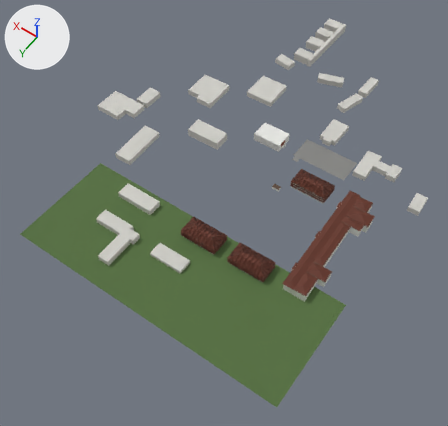
A saved change to the glTF model modelo/contexto.glb.
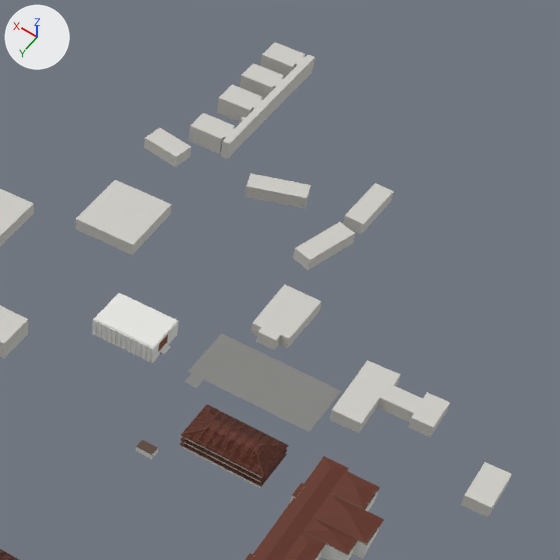
Each version appears first whole from a 50 mm lens placed at (-268.0, 473.0, 595.0), pointed at (25.0, 62.0, -50.0), and next in a close-up on the part from 48% to 100% of the width and 0% to 55% of the height. Every picture has the same lights, and +X, +Y and +Z are marked at upper left. The older version's two pictures come first. Where no turn or scale is listed for an object, it has been applied to the vertices. Vertices at exactly the same position are counted once.

In view in the first close-up: 'cuartel 105 (OSM 300885890)', 'vecinos cercanos (proyectan sombra)', 'vecinos lejanos' and 1 more.
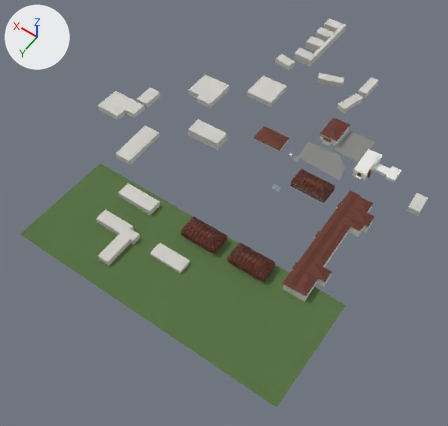
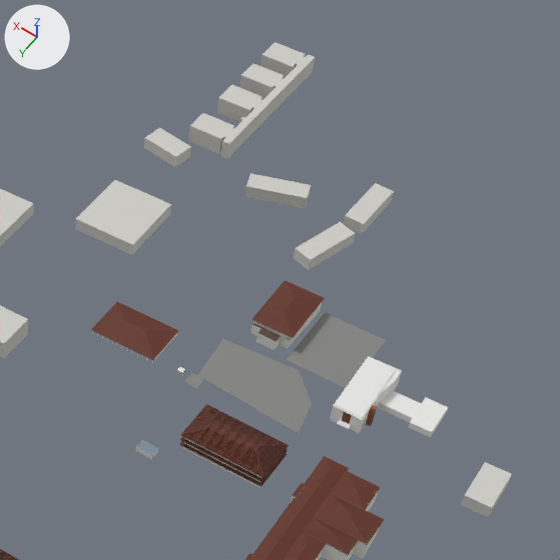
Where the change shows, as pixel boxes (x1, y1, x2, y2) in the close-ups (560 x 560 px):
'vecinos cercanos (proyectan sombra)', reshaped
    before: (0, 293, 179, 459)
    after: (0, 302, 179, 459)
part 1 of me_vecinos_cercanos, deleted
    before: (94, 293, 177, 354)
part 2 of me_vecinos_cercanos, cut back
    before: (92, 293, 179, 363)
    after: (91, 302, 179, 363)
part 3 of me_vecinos_cercanos, recoloured (brown to greyish blue)
    both: (136, 440, 158, 455)
part 4 of me_vecinos_lejanos, built on
    before: (184, 284, 449, 434)
    after: (177, 280, 448, 434)
part 5 of me_vecinos_lejanos, recoloured
    both: (251, 304, 321, 350)
part 6 of me_vecinos_lejanos, recoloured
    before: (258, 302, 321, 340)
    after: (258, 329, 289, 341)
part 7 of me_vecinos_lejanos, recoloured (light grey to white)
    both: (408, 397, 448, 437)

Edits to the bpy script that builds the scene:
```text
Add mat_blue_gray_metal_roof_sheet:
    mat_blue_gray_metal_roof_sheet = principled_material('Blue-gray metal roof sheet')
    mat_blue_gray_metal_roof_sheet.base_color = (0.22, 0.29, 0.36)  # greyish blue #8193a2
    mat_blue_gray_metal_roof_sheet.metallic = 0.25
    mat_blue_gray_metal_roof_sheet.roughness = 0.55
Add mat_rubble_stone_plinth:
    mat_rubble_stone_plinth = principled_material('Rubble stone plinth')
    mat_rubble_stone_plinth.base_color = (0.28, 0.24, 0.2)  # grey #90867c
    mat_rubble_stone_plinth.roughness = 0.92
Change me_vecinos_cercanos:
    used by ob_vecinos_cercanos__proyectan_sombra; location = (42.5, -15.4, 5.8)
    remove me_vecinos_cercanos.from_pydata(...)  # 1450 vertices, 1815 faces; spans x -76.0..76.0, y -42.0..42.0, z -6.0..6.0
    add me_vecinos_cercanos.from_pydata(...)  # 209 vertices, 268 faces; spans x -76.0..76.0, y -43.0..43.0, z -6.0..6.0
    me_vecinos_cercanos part 1: 159 loose pieces with 1272 vertices, spanning x -43.0..-1.0, y -42.0..-16.0, z -6.0..6.0, are deleted
    me_vecinos_cercanos part 2: 11 vertices removed from x -40.0..0.0, y -42.0..-15.0, z -6.0..5.0; 42 vertices added at x -40.0..1.0, y -43.0..-14.0, z -6.0..1.0
    me_vecinos_cercanos part 3: 2 faces spanning x -76.0..-66.0, y 37.0..43.0, z -2.0 switch from mat_dark_stained_roof_timber (brown #594538) to mat_blue_gray_metal_roof_sheet (greyish blue #8193a2)
    other edits to the shape of me_vecinos_cercanos do not show in these pictures
    remove me_vecinos_cercanos.materials.append(mat_v016_brick_lattice)  # brown #95593f
    remove me_vecinos_cercanos.materials.append(mat_dark_ventilation_recess)  # black #192719
    remove me_vecinos_cercanos.materials.append(mat_v016_context_reflective_glass_0)  # greyish cyan #455559
    add me_vecinos_cercanos.materials.append(mat_rubble_stone_plinth)  # grey #90867c
    add me_vecinos_cercanos.materials.append(mat_clay_terracotta_00)  # brown #633021
Change me_vecinos_lejanos:
    used by ob_vecinos_lejanos; location = (29.8, -26.6, 8.0)
    remove me_vecinos_lejanos.from_pydata(...)  # 378 vertices, 500 faces; spans x -221.0..221.0, y -287.0..287.0, z -8.0..8.0
    add me_vecinos_lejanos.from_pydata(...)  # 3588 vertices, 4078 faces; spans x -221.0..221.0, y -287.0..287.0, z -8.0..8.0
    me_vecinos_lejanos part 4: 14 vertices moved from x -174.0..-48.0, y -93.0..-10.0, z -8.0..0.0 to x -174.0..-48.0, y -93.0..-11.0, z -8.0..-1.0; 12 vertices removed from x -162.0..-46.0, y -93.0..-10.0, z -8.0..0.0; 3222 vertices added at x -162.0..-41.0, y -94.0..-6.0, z -8.0..5.0
    me_vecinos_lejanos part 5: 13 faces spanning x -82.0..-58.0, y -93.0..-52.0, z -8.0..-1.0 switch from mat_v016_massing_model__estimated_height (light grey #cecdc7) to mat_warm_lime_painted_plaster (light grey #dee1da)
    me_vecinos_lejanos part 6: 3 faces spanning x -82.0..-65.0, y -93.0..-52.0, z -1.0 switch from mat_v016_massing_model__estimated_height (light grey #cecdc7) to mat_dark_stained_roof_timber (brown #594538)
    me_vecinos_lejanos part 7: 11 faces spanning x -174.0..-144.0, y -65.0..-44.0, z -8.0..-4.0 switch from mat_v016_massing_model__estimated_height (light grey #cecdc7) to mat_v016_white_painted_render (white #e7e7e3)
    add me_vecinos_lejanos.materials.append(mat_v016_brick_lattice)  # brown #95593f
    add me_vecinos_lejanos.materials.append(mat_v016_context_reflective_glass_0)  # greyish cyan #455559
```
